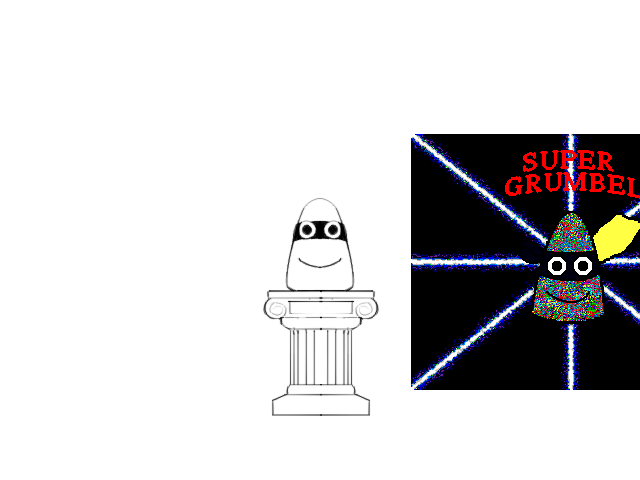
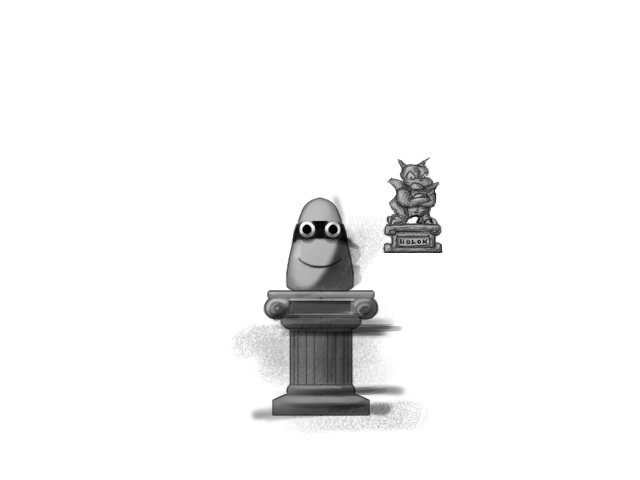
Comparing the layer stacks of the two w=640, h=480 images. Changes:
renamed "super_grumbel.png" to "NOLOK", moved it above "Sprite", painted on it over bbox(381, 134, 640, 390)
added group "Statue" with 12 layers above "Layer" over bbox(231, 180, 430, 435)
added layer "Layer #5" (multiply) in group "Statue" over bbox(231, 213, 430, 435)
added layer "Paintover" in group "Statue" over bbox(269, 292, 372, 352)
"Lines": opacity 100% → 54%, moved it into group "Statue" over bbox(262, 197, 380, 416)
added layer "Layer #4" in group "Statue" over bbox(292, 220, 348, 269)
added layer "Layer #2" (addition, 48%) in group "Statue" over bbox(265, 194, 378, 406)
added layer "Shadow" (multiply) in group "Statue" over bbox(248, 191, 409, 424)
added layer "Layer #3" in group "Statue" over bbox(298, 219, 338, 233)
added layer "Base" in group "Statue" over bbox(264, 197, 378, 416)
